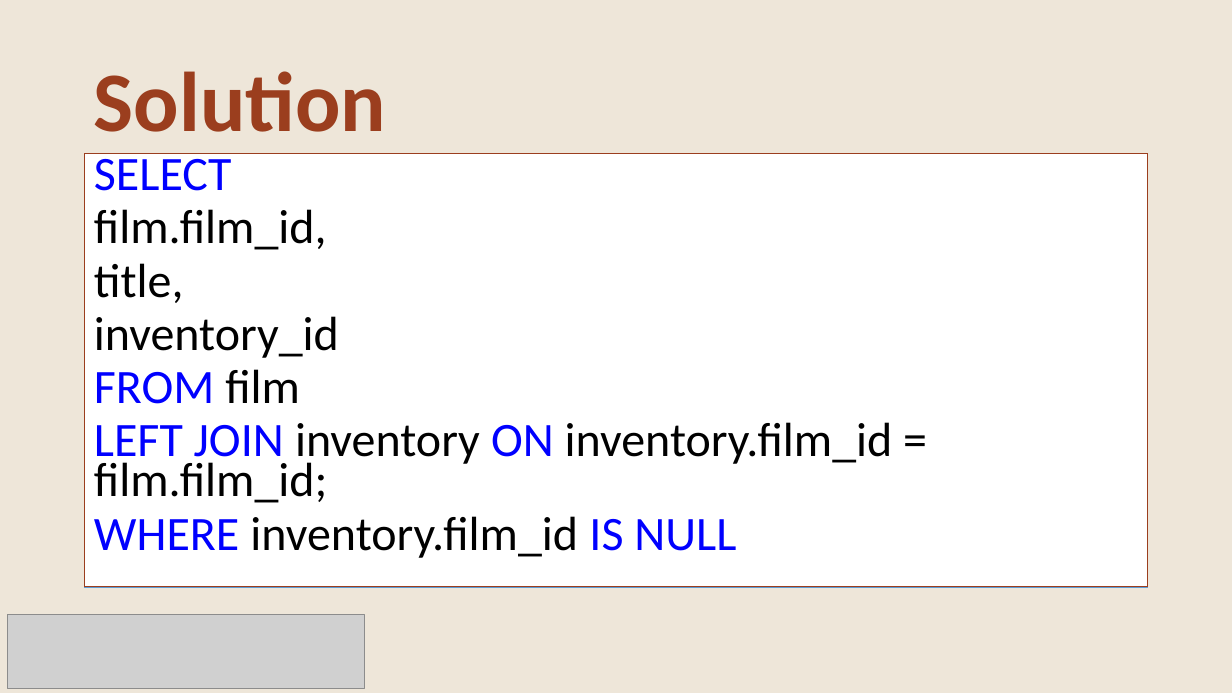
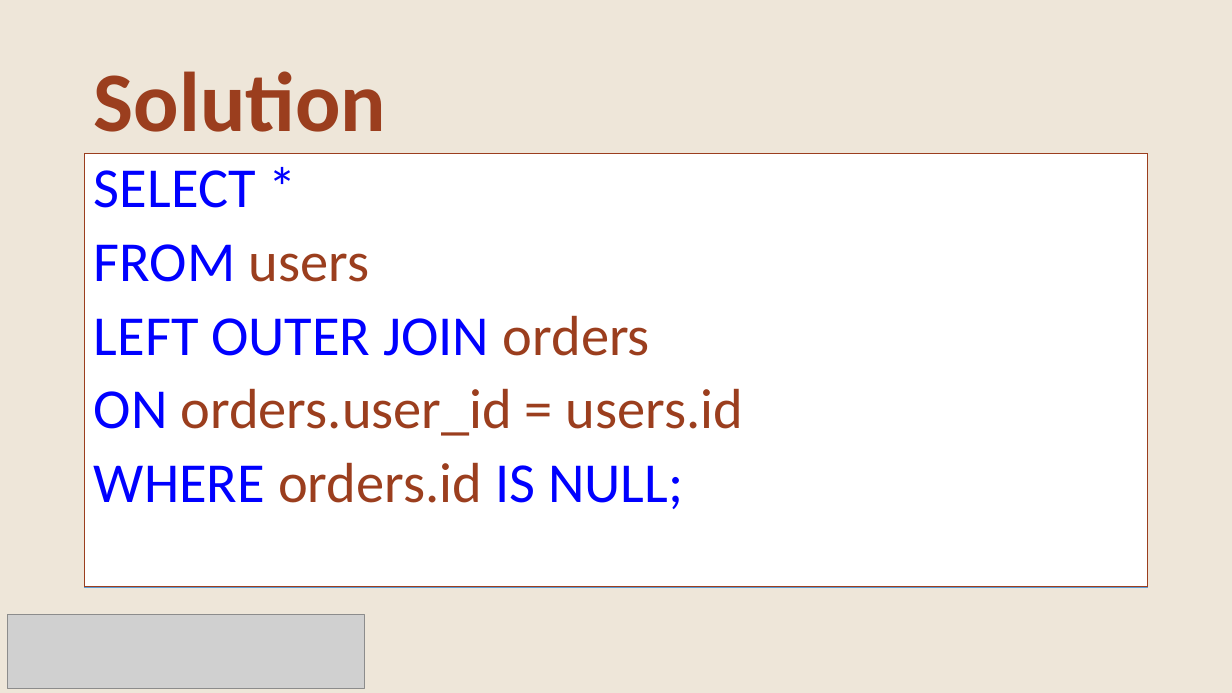
Before and after one commit to ebollwerk/GDI_IntroDatabasesPostgreSQL, a slide deck: slide 23 of GDI_IntroDBC3.pptx (slide 24 before the commit). Drawn at 1232x693 pixels with LibreOffice and Linux fonts; fonts in the diff are those of the drawing; grey boxes stand for pictures. Boxes give left, top, right and bottom in pixels: in the first picture for what was removed or moved away, otherwise in the second. Text is boxed around its words. In the diff, an @@ line names an element or a change of style, - is before the commit and + after.

```diff
--- a/GDI_IntroDBC3.pptx
+++ b/GDI_IntroDBC3.pptx
@@ text at [94, 170, 743, 509]: text changed; size 37.4 to 44 pt; text colour #000000 to #9B3E1E @@
-SELECT
-film.film_id,
-title,
-inventory_id
-FROM film
-LEFT JOIN inventory ON inventory.film_id = film.film_id;
-WHERE inventory.film_id IS NULL
+SELECT *
+FROM users
+LEFT OUTER JOIN orders
+ON orders.user_id = users.id
+WHERE orders.id IS NULL;
```
Also in this commit, not shown: 1 slide removed.
